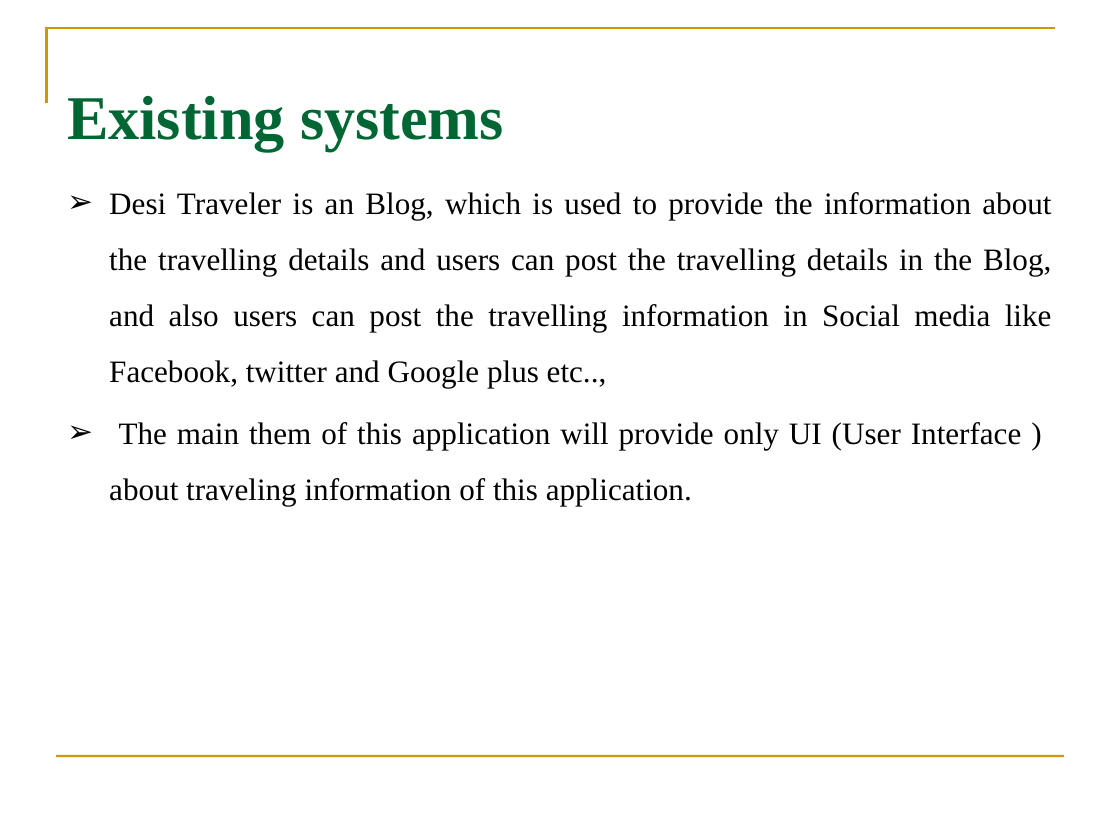
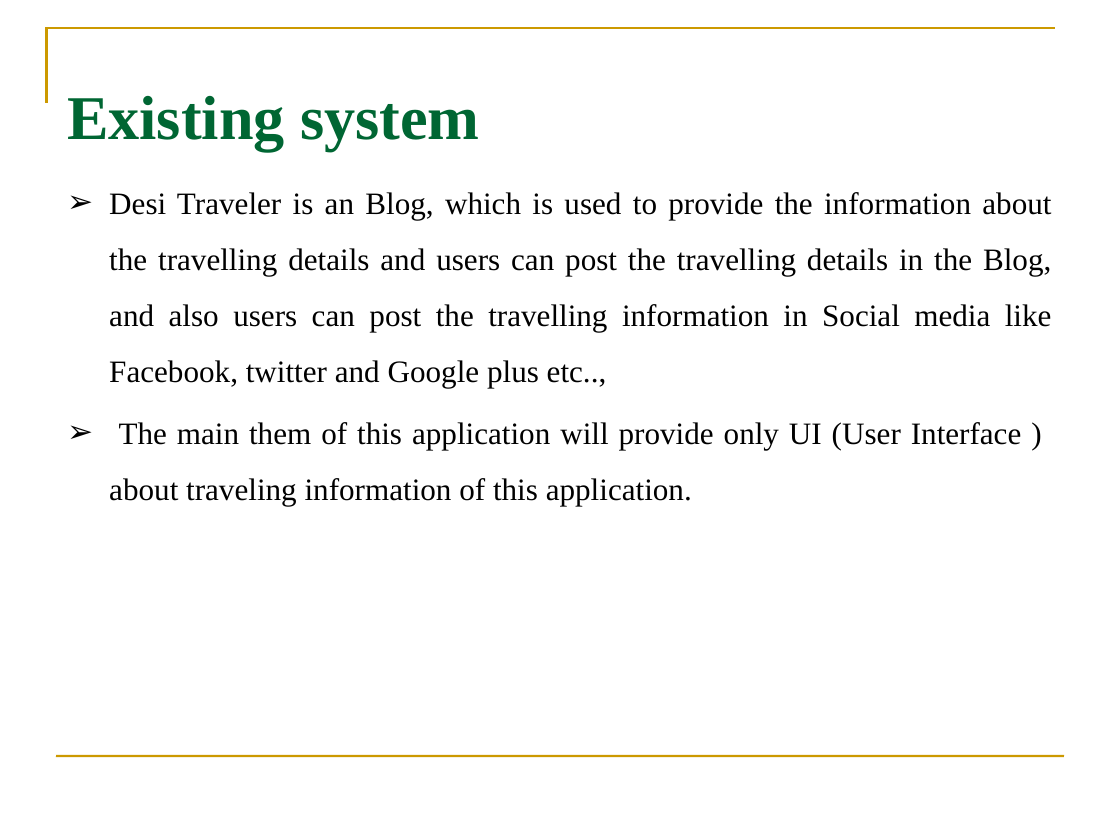
Before and after one commit to pavaniboya/TRIP-PLANNER, a slide deck: slide 3 of FINAL REVIEW.pptx. Drawn at 1120x840 pixels with LibreOffice and Linux fonts; fonts in the diff are those of the drawing; background and template pictures are left out. Boxes give left, top, right and bottom in pixels: in the first picture for what was removed or moved away, otherwise in the second. Text is boxed around its words. In the diff, an @@ line names an element or a change of style, - is before the commit and + after.

```diff
--- a/FINAL REVIEW.pptx
+++ b/FINAL REVIEW.pptx
@@ title at box(67, 96, 480, 151): text changed @@
-Existing systems
+Existing system
```
Also in this commit, not shown: 7 other slides changed, 1 slide added.
